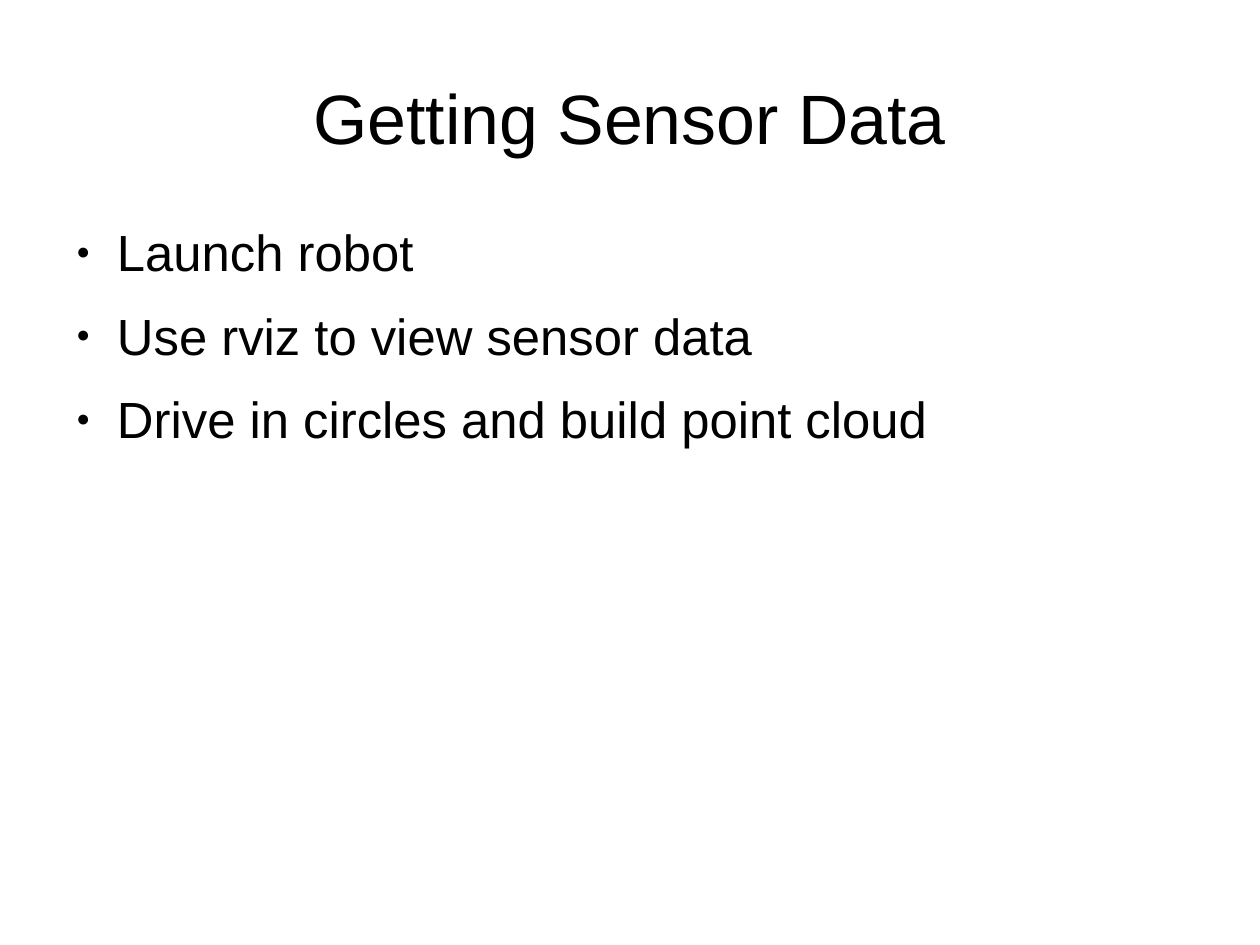
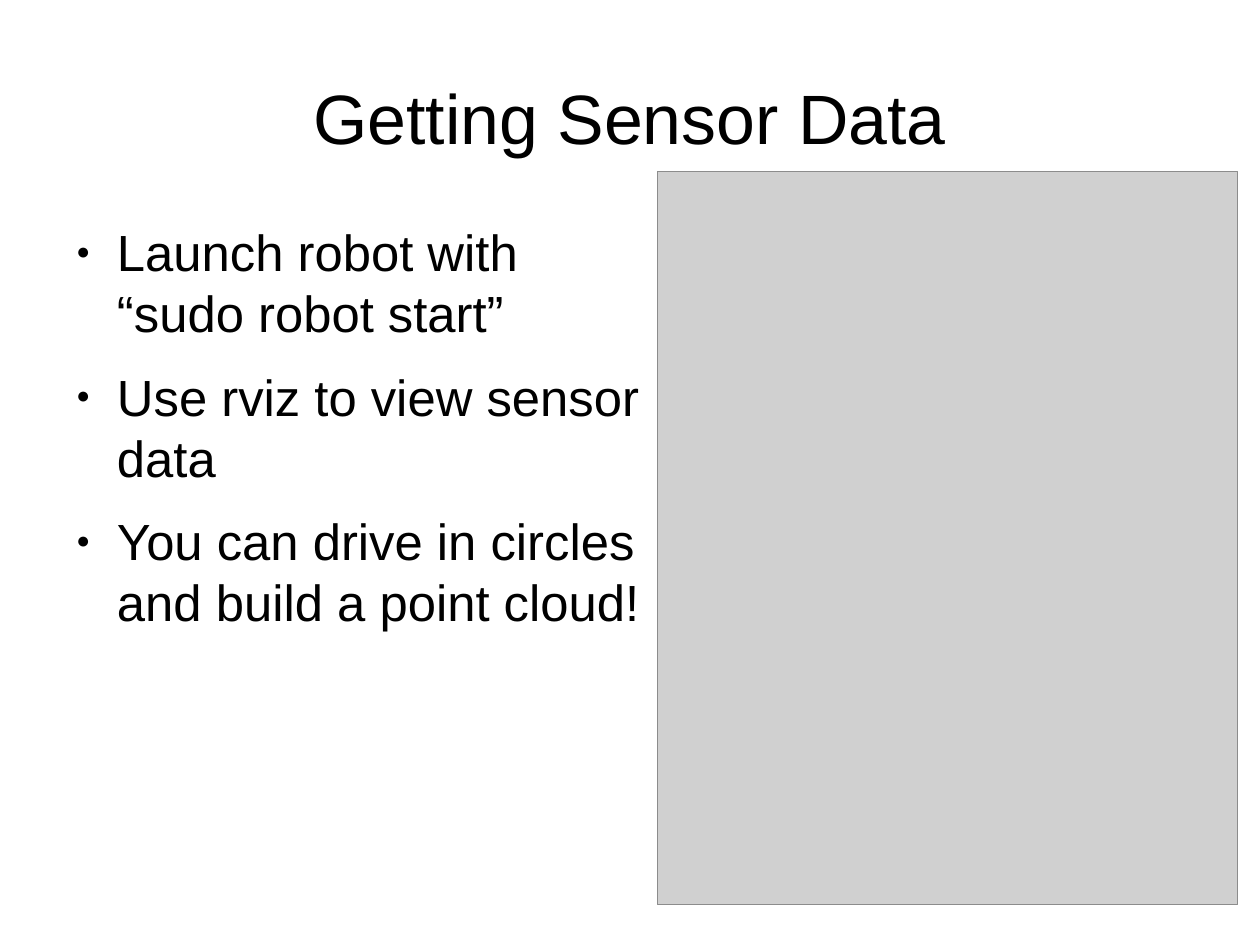
Before and after one commit to PR2/pr2_docs, a slide deck: slide 13 of pr2_training_workshop/modifying_pr2/adding_sensor.odp (slide 9 before the commit). Drawn at 1260x945 pixels with LibreOffice and Linux fonts; fonts in the diff are those of the drawing; grey boxes stand for pictures. Boxes give left, top, right and bottom in pixels: in the first picture for what was removed or moved away, otherwise in the second. Text is boxed around its words. In the diff, an @@ line names an element or a change of style, - is before the commit and + after.

Commit message:
Adding a sensor has links to tutorials, pictures, instructions. #29

```diff
--- a/pr2_training_workshop/modifying_pr2/adding_sensor.odp
+++ b/pr2_training_workshop/modifying_pr2/adding_sensor.odp
@@ picture added at [657, 172, 1238, 904] @@
@@ text at [117, 234, 517, 333]: text changed @@
-● Launch robot
+● Launch robot with “sudo robot start”
@@ text at [117, 523, 639, 632]: text changed @@
-● Drive in circles and build point cloud
+● You can drive in circles and build a point cloud!
```
Also in this commit, not shown: 6 other slides changed, 7 slides added, 2 slides removed.
